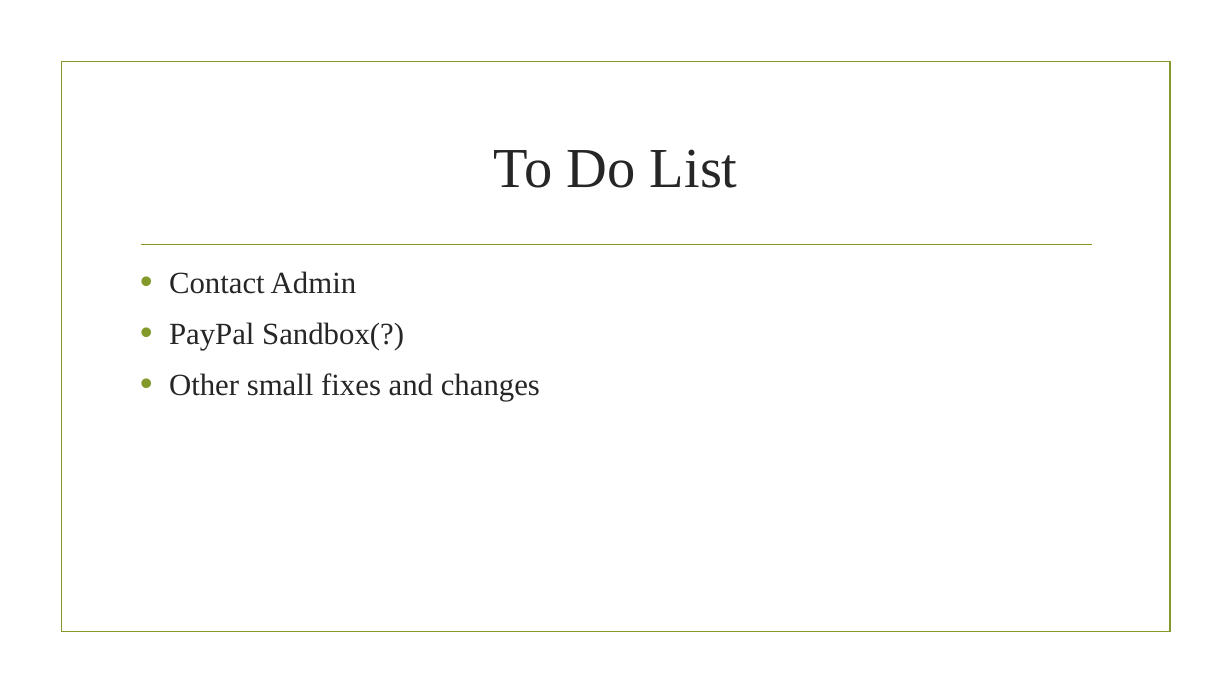
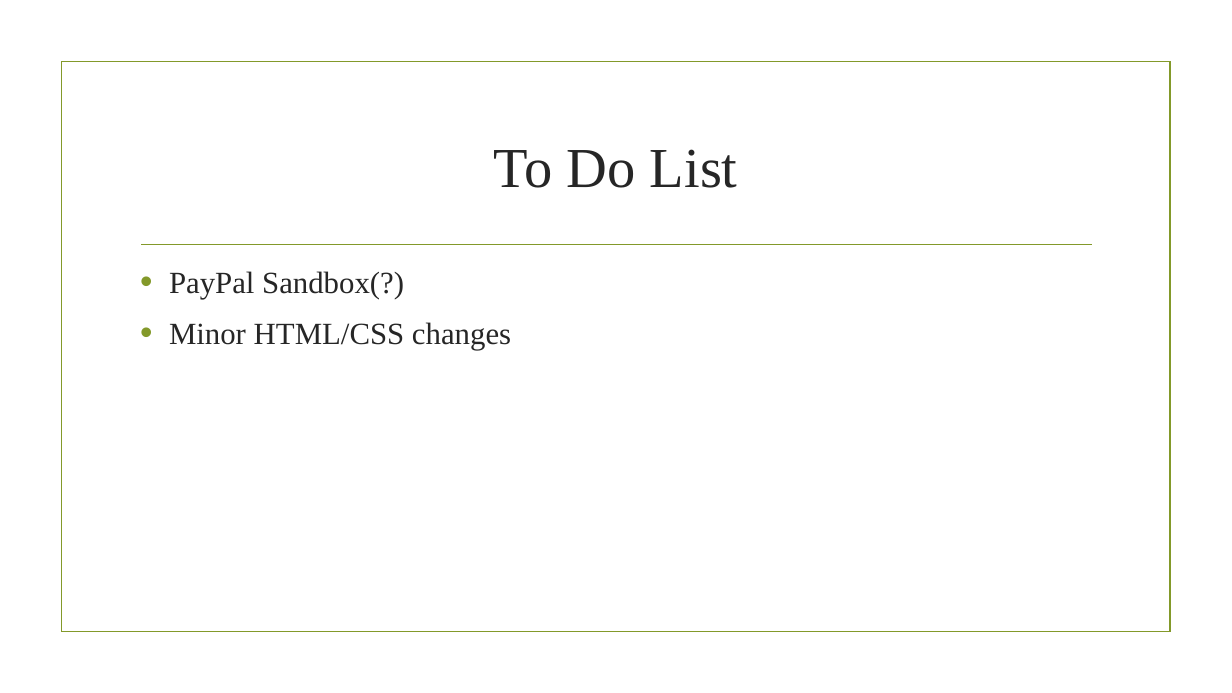
Before and after one commit to jjumbc/Software-Engineering-Group-project, a slide deck: slide 7 of Presentation/Spiral3.pptx (slide 6 before the commit). Drawn at 1232x693 pixels with LibreOffice and Linux fonts; fonts in the diff are those of the drawing; background and template pictures are left out. Boxes give left, top, right and bottom in pixels: in the first picture for what was removed or moved away, otherwise in the second. Text is boxed around its words. In the diff, an @@ line names an element or a change of style, - is before the commit and + after.

```diff
--- a/Presentation/Spiral3.pptx
+++ b/Presentation/Spiral3.pptx
@@ text at (169, 271, 357, 294): paragraph removed @@
-• Contact Admin
@@ text at (169, 322, 511, 350): text changed @@
-• Other small fixes and changes
+• Minor HTML/CSS changes
```
Also in this commit, not shown: 1 slide added.
